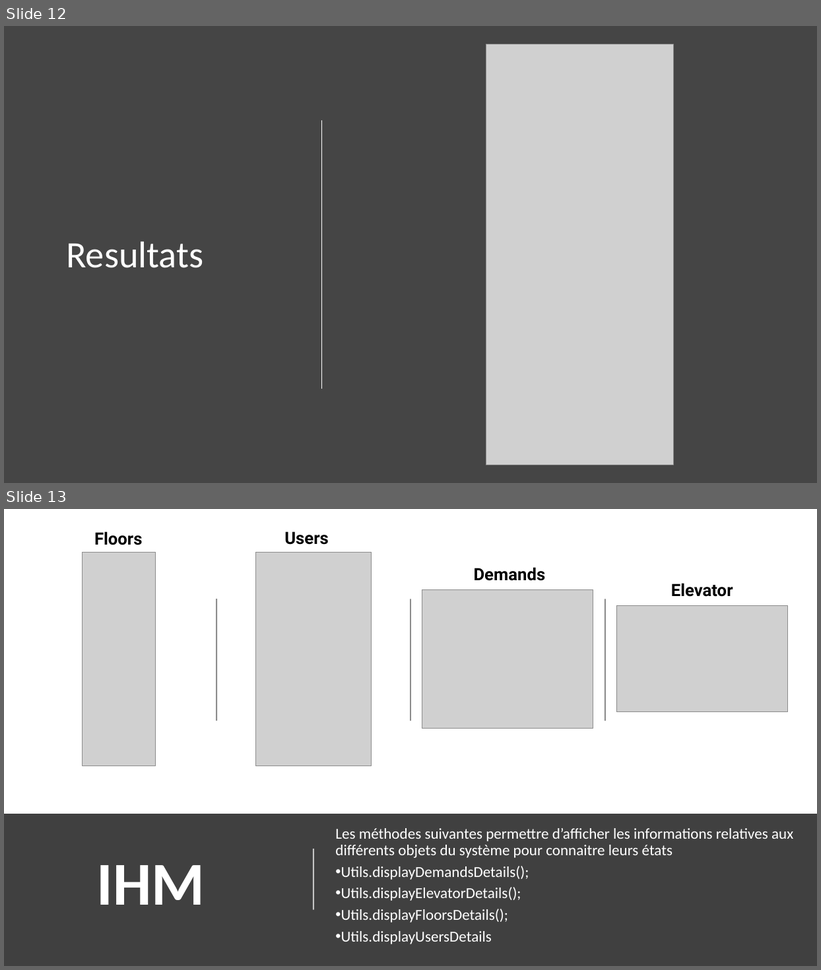
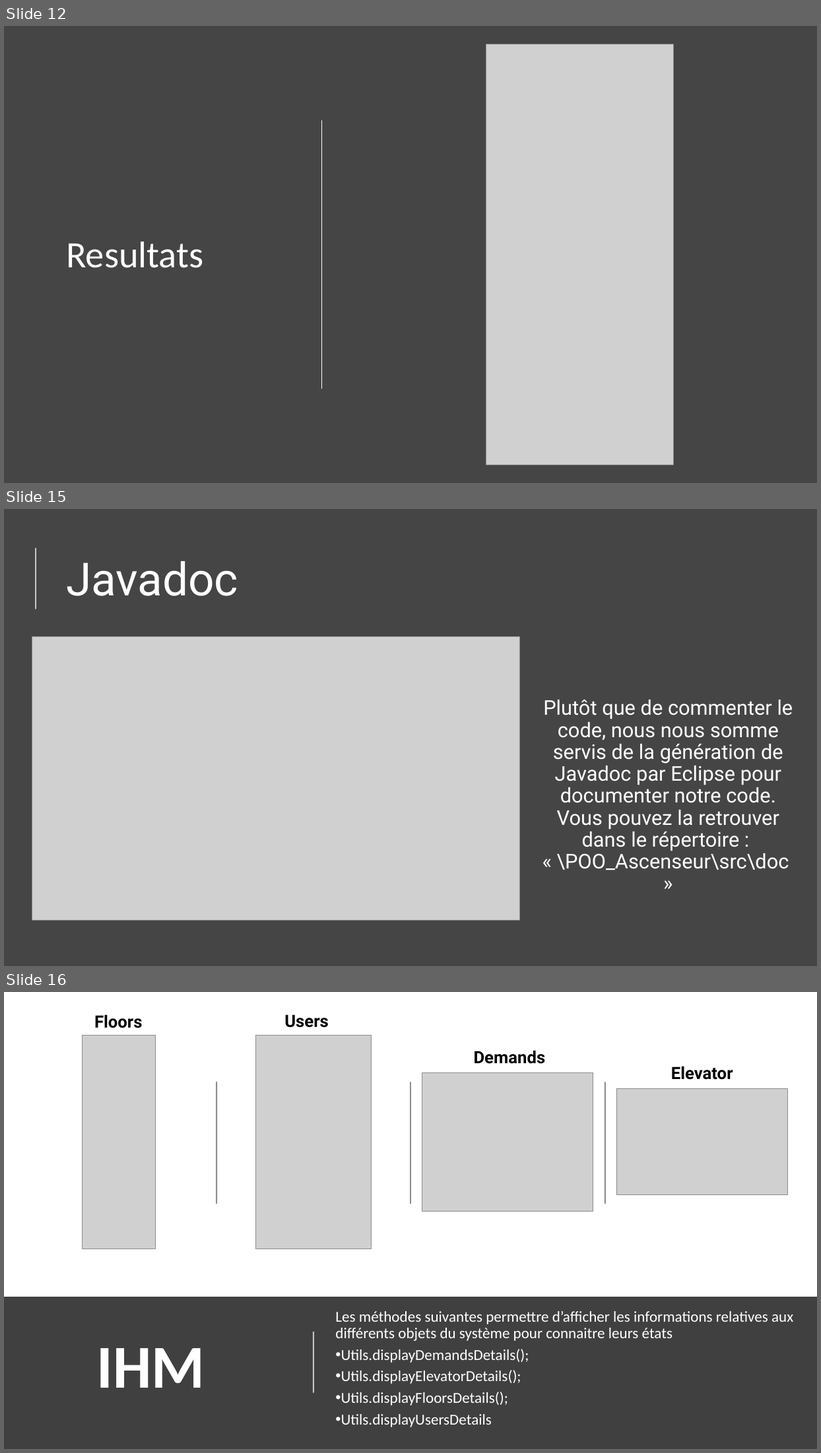
Before and after one commit to da-ekchajzer/POO_Ascenseur, a slide deck: Elements de rendu/Documentation Projet.pptx. Shown one above the other, each under a label of ours: slides 12 and 13 before the commit, slides 12, 15 and 16 after it; the slides between them are not shown. The pictures are 821x970 and 821x1453 pixels, drawn with LibreOffice and Linux fonts; fonts in the diff are those of the drawing; grey boxes stand for pictures. Boxes give left, top, right and bottom in pixels: in the first picture for what was removed or moved away, otherwise in the second. Text is boxed around its words. In the diff, an @@ line names an element or a change of style, - is before the commit and + after.

```diff
--- a/Elements de rendu/Documentation Projet.pptx
+++ b/Elements de rendu/Documentation Projet.pptx
@@ slide 15 added at (4,509,817,966), background #454545 @@
@@ line added from (36, 609) to (36, 548), #FFFFFF 1.5 pt @@
@@ title added at (66,561,238,596), 54 pt, text #FFFFFF @@
+Javadoc
@@ picture added at (32,637,519,921) @@
@@ text added at (543,700,793,871), 24 pt, text #FFFFFF @@
+Plutôt que de commenter le code, nous nous somme servis de la génération de Javadoc par Eclipse pour documenter notre code. Vous pouvez la retrouver dans le répertoire : « \POO_Ascenseur\src\doc »
@@ what was slide 13 is now slide 16 @@
```
Also in this commit, not shown: 3 slides changed, 2 other slides added, 2 other files.
